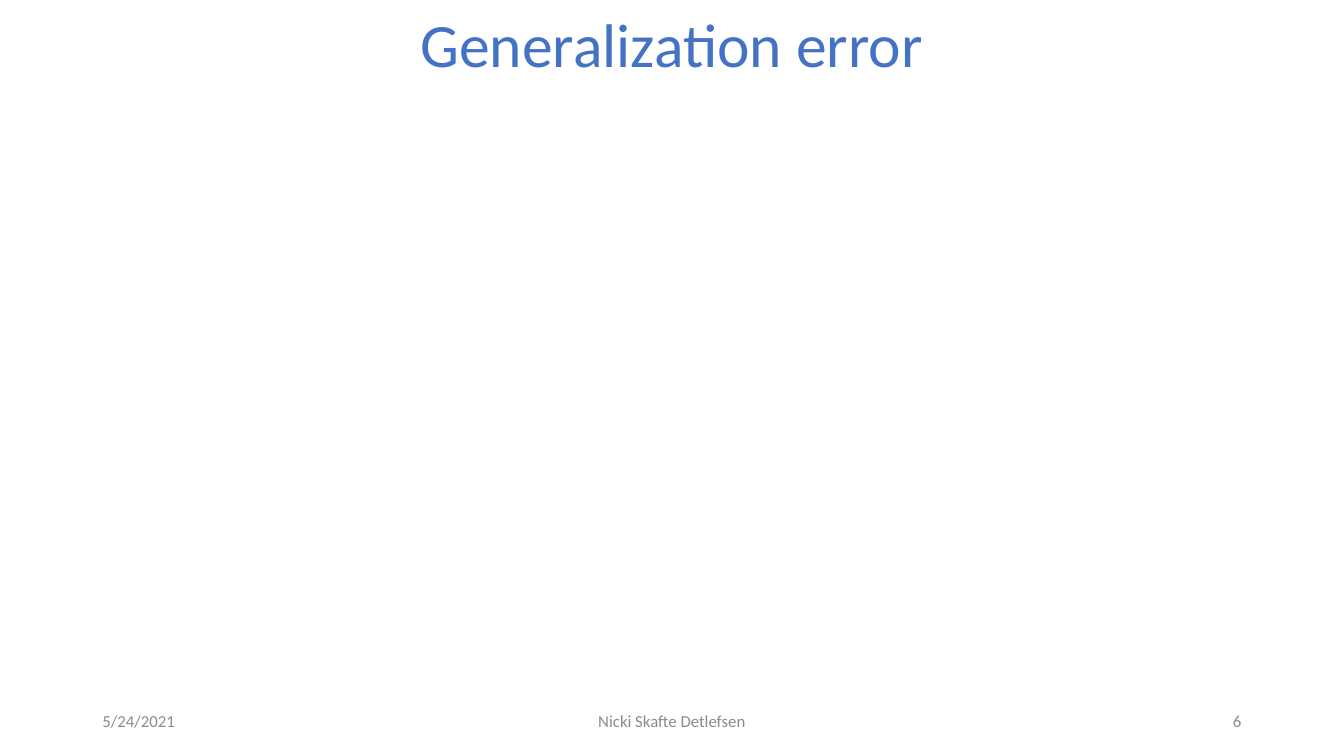
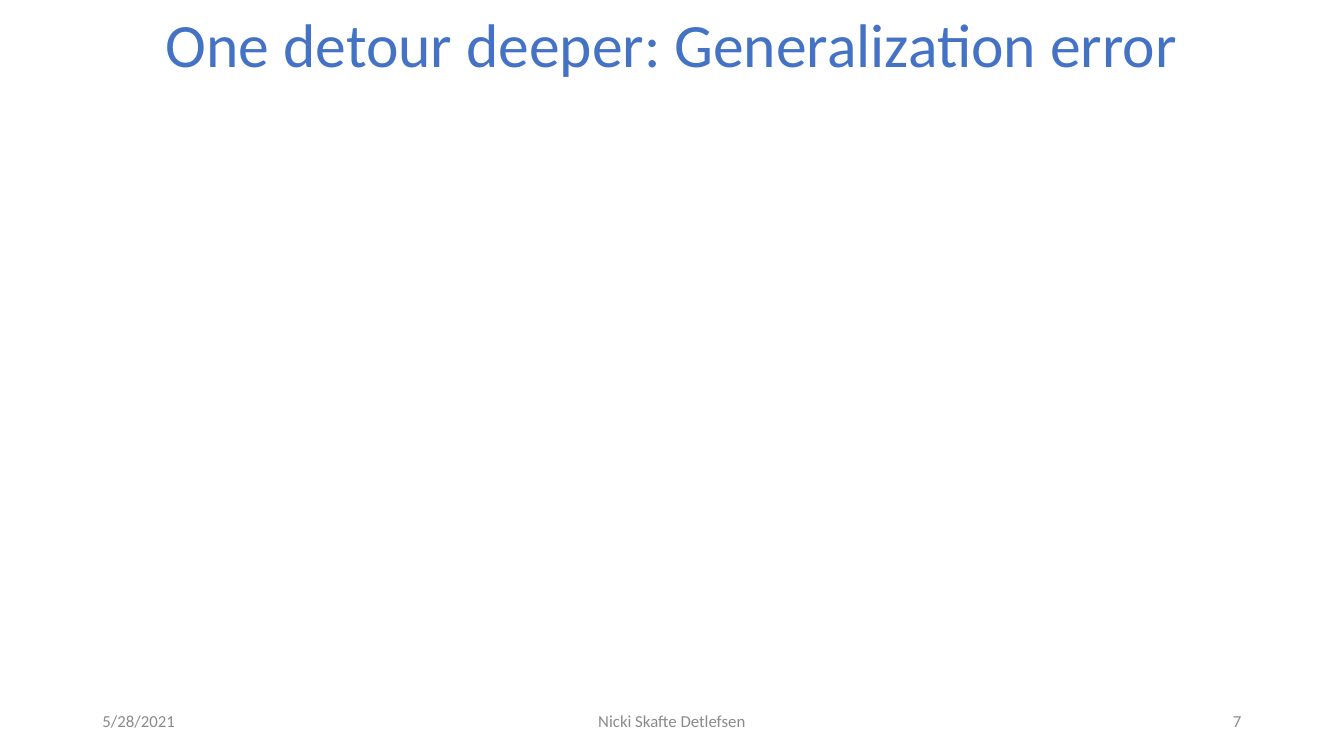
Before and after one commit to DeepEasterbunny/dtu_mlops, a slide deck: slide 7 of 09_crossvalidation_at_scale/Hyperparameters.pptx (slide 6 before the commit). Drawn at 1344x756 pixels with LibreOffice and Linux fonts; fonts in the diff are those of the drawing; grey boxes stand for pictures; background and template pictures are left out. Boxes give left, top, right and bottom in pixels: in the first picture for what was removed or moved away, otherwise in the second. Text is boxed around its words. In the diff, an @@ line names an element or a change of style, - is before the commit and + after.

```diff
--- a/09_crossvalidation_at_scale/Hyperparameters.pptx
+++ b/09_crossvalidation_at_scale/Hyperparameters.pptx
@@ title at (x1=166, y1=24, x2=1176, y2=77): text changed @@
-Generalization error
+One detour deeper: Generalization error
@@ text at (x1=102, y1=715, x2=174, y2=728): text changed @@
-5/24/2021
+5/28/2021
@@ page number at (x1=1233, y1=716, x2=1241, y2=727): text changed @@
-6
+7
```
Also in this commit, not shown: 13 other slides changed, 1 slide added, 26 other files.
